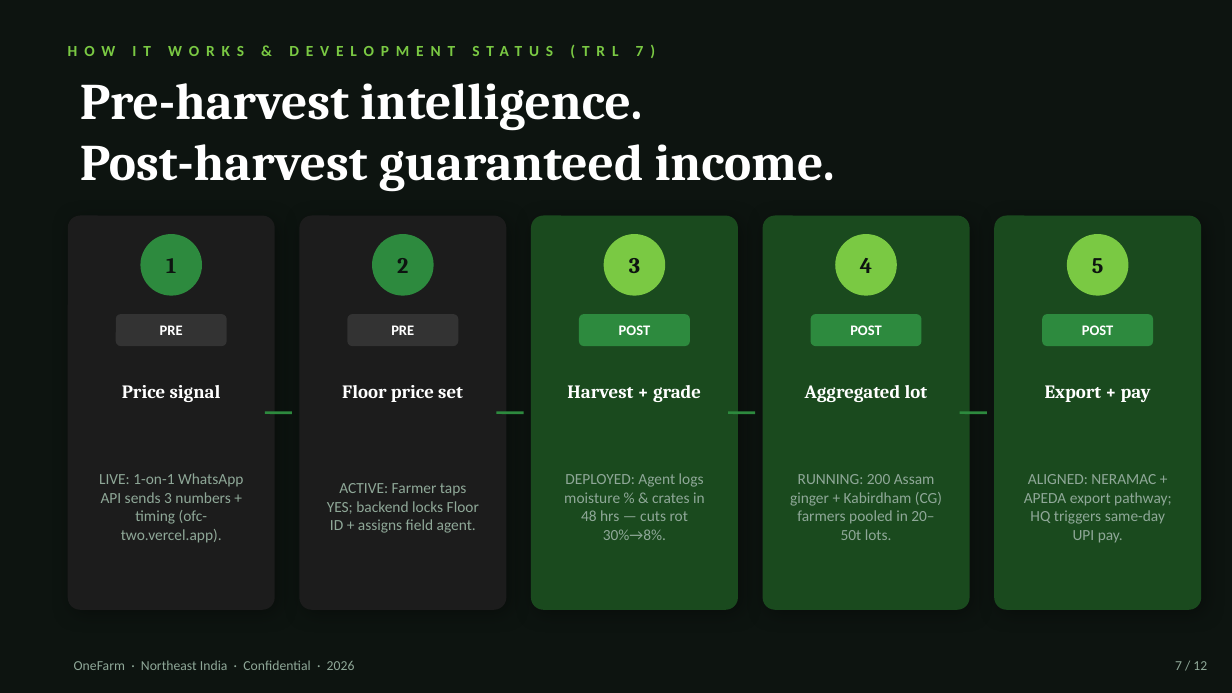
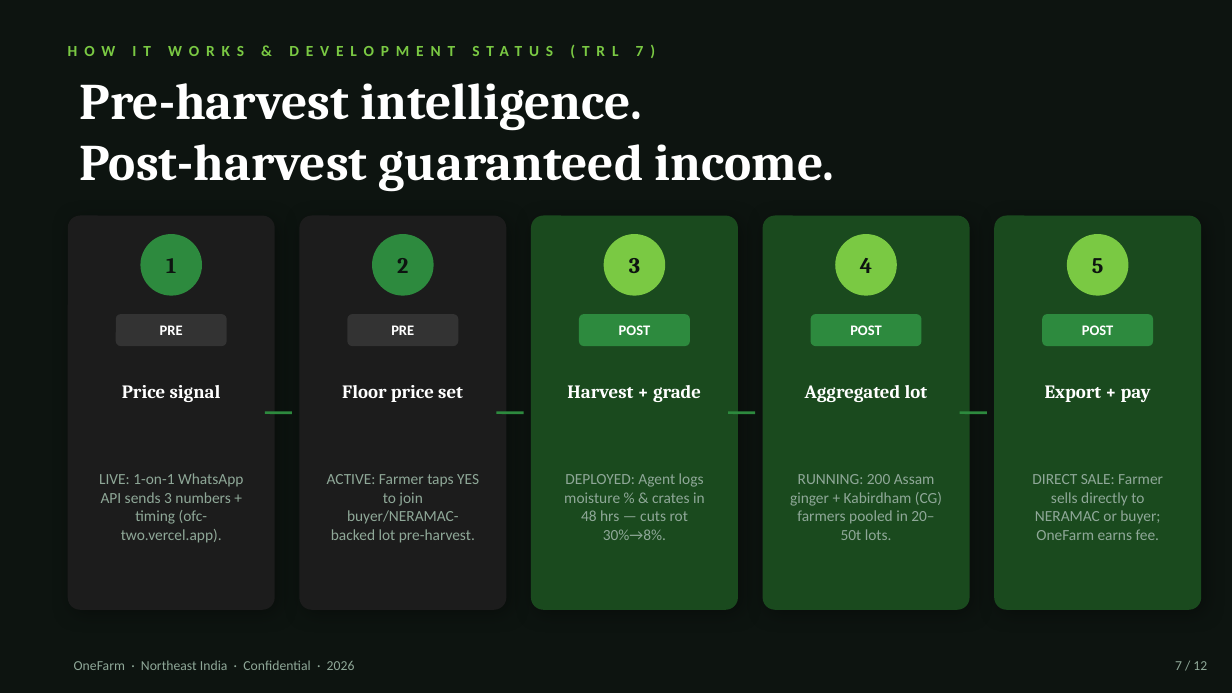
Before and after one commit to SHKSUD/OFC, a slide deck: slide 7 of OneFarm-v7-Jury-Compliant.pptx. Drawn at 1232x693 pixels with LibreOffice and Linux fonts; fonts in the diff are those of the drawing. Boxes give left, top, right and bottom in pixels: in the first picture for what was removed or moved away, otherwise in the second. Text is boxed around its words. In the diff, an @@ line names an element or a change of style, - is before the commit and + after.

Commit message:
Switch deck to Path B 100% Asset-Light Platform model with direct NERAMAC & buyer settlement

```diff
--- a/OneFarm-v7-Jury-Compliant.pptx
+++ b/OneFarm-v7-Jury-Compliant.pptx
@@ text at bbox=[327, 474, 479, 543]: text changed @@
-ACTIVE: Farmer taps YES; backend locks Floor ID + assigns field agent.
+ACTIVE: Farmer taps YES to join buyer/NERAMAC-backed lot pre-harvest.
@@ text at bbox=[1032, 474, 1163, 540]: text changed @@
-ALIGNED: NERAMAC + APEDA export pathway; HQ triggers same-day UPI pay.
+DIRECT SALE: Farmer sells directly to NERAMAC or buyer; OneFarm earns fee.
```
Also in this commit, not shown: 6 other slides changed, 1 other file.
